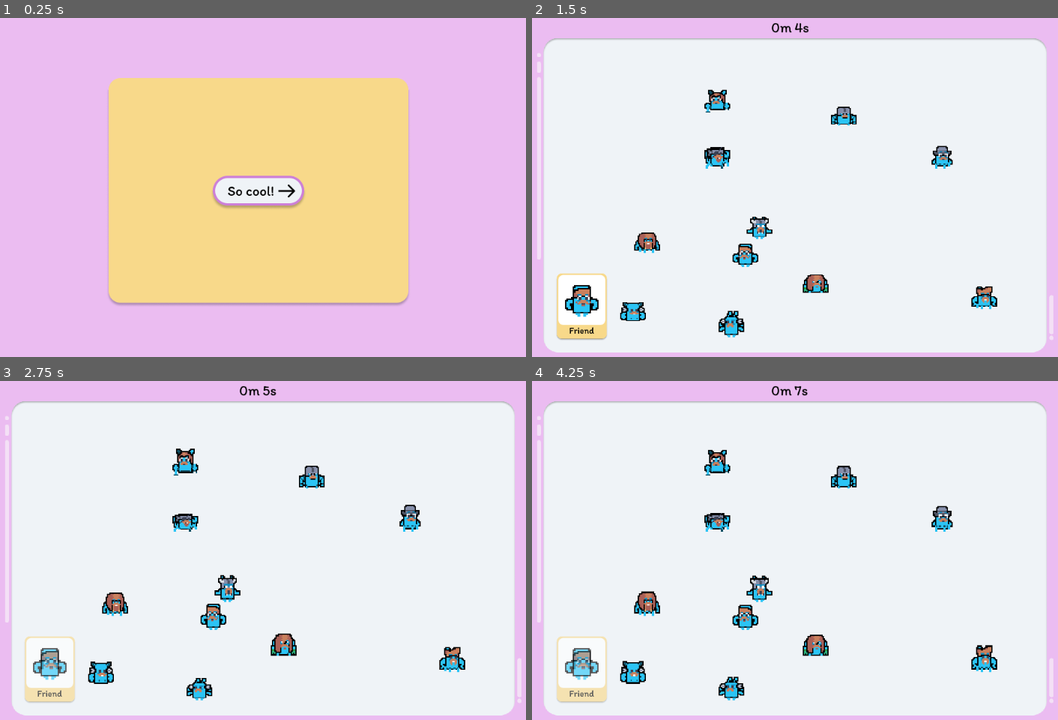
Above: before the commit, frames 1-4 (two rows, left to right).
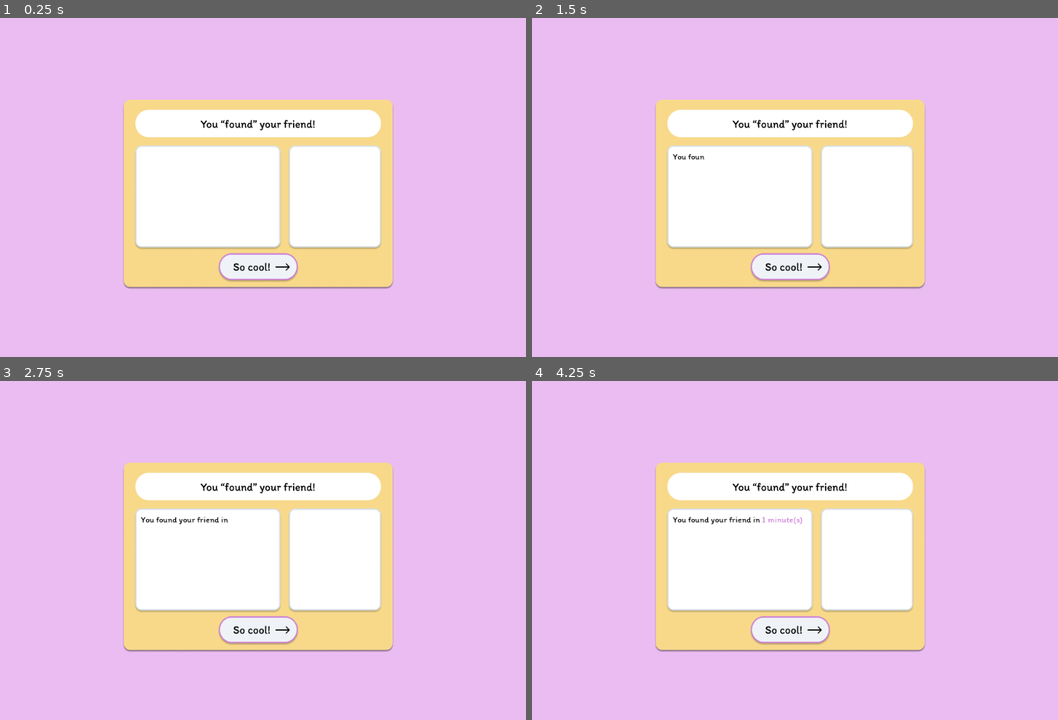
Above: after the commit, the same moments.

Repository: brettkolodny/find-your-friend
Game: Godot game, scene res://Scenes/LevelWinScreen/LevelWinScreen.tscn
The game is run twice, just before and just after one commit, with the same random seed, the same clock (stepped at 60 frames per second) and the same inputs. This scene is started directly instead of the project's main scene.
Inputs (mouse positions are in pixels of both pictures, inside the frame that each line leads up to):
- Up to frame 1 (0.25 s): no input
- Up to frame 2 (1.5 s): click (789, 194) at 0.52 s; move the mouse to (579, 306) at 1.27 s
- Up to frame 3 (2.75 s): move the mouse to (136, 574) at 2.02 s
- Up to frame 4 (4.25 s): move the mouse to (852, 479) at 2.77 s; move the mouse to (758, 625) at 3.52 s

The runs differ from the first frame. In frame 1, 28% of the frame differs, in the area x 20-78%, y 17-85%; in frame 2, 72%; in frame 3, 72%; in frame 4, 72%, in the area x 0-100%, y 1-99%.

Commit message:
Sucessful integration of win scene, Added fact code to global

Diff:
--- /dev/null
+++ b/Scenes/LevelWinScreen/Assets/default_env.tres
@@ -0,0 +1,7 @@
+[gd_resource type="Environment" load_steps=2 format=2]
+
+[sub_resource type="ProceduralSky" id=1]
+
+[resource]
+background_mode = 2
+background_sky = SubResource( 1 )
--- /dev/null
+++ b/Scenes/LevelWinScreen/Assets/enterReasons.gd
@@ -0,0 +1,72 @@
+extends RichTextLabel
+
+
+# Declare member variables here. Examples:
+# var a = 2
+# var b = "text"
+var minute = 1;
+var second = 30;
+
+var family = ["had a wife and 2 kids",
+		"had a wife and 2 kids who now have no breadwinner",
+		"had a wife and 2.5 kids",
+		"had a ex-wife who will be overjoyed at them being [i]found[/i]",
+		"had a loving husband of 3 year",
+		"was a turbo virgin",
+		"had a husband and a kid on the way",
+		"had a husband and 2 kids",
+		"had a collection of body pillows instead of human connections",
+		"had no human contact beyond the League of Legends community"
+]
+
+var hobby = ["rock climbing",
+		"doing crosswords",
+		"to live, laugh, and love",
+		"watching Twitch.tv",
+		"listening to Daytona",
+		"listening to choice picks from the Lisa OST",
+		"listening to the John Souls - Magnificent Demon on their commute",
+		"unironically listening to Gachi music"
+]
+
+var found = ["spammed NAM",
+		"subbed to Forsen",
+		"smiled when Pokemain was banned",
+		"radicalized Markov Bot",
+		"posted Elf Tits",
+		"was a Prime Pleb",
+		"failed the FitnessGram™ Pacer Test",
+		"didn’t play Morrowind",
+		"wrote Attack on Titan vore fan fiction",
+		"didn’t like Gura",
+		"@’ed the streamer with hints they didn’t ask for ",
+		"filmed themself at the gym",
+		"didn’t return the shopping cart",
+		"kicked an ice cube under the fridge",
+		"microwaved cold brew coffee",
+		"tried to go to the bathroom during their warehouse shif"
+]
+
+
+# Called when the node enters the scene tree for the first time.
+func _ready():
+	randomize();
+	var familyInfo = family[randi() % family.size()]
+	var hobbyInfo = hobby[randi() % hobby.size()]
+	var foundInfo = found[randi() % found.size()]
+	var tempString = "[font=res://Scenes/LevelWinScreen/Assets/freshImportFont.tres][wait time=1][color=black]You found your friend in[wait time=2] [color=#CE80D9]%.f minute(s) and %.f second(s)[/color].[wait time=3] Your friend %s.[wait time=4]They enjoyed %s.[wait time=5] You really wanted to be their because they [color=red]%s[/color]."
+	tempString = tempString % [minute, second, familyInfo, hobbyInfo, foundInfo]
+	self.bbcode_text = tempString
+	print(tempString)
+
+	pass # Replace with function body.
+
+
+# Called every frame. 'delta' is the elapsed time since the previous frame.
+#func _process(delta):
+#	pass
+
+
+func _on_Button_pressed():
+	print("Pressed")
+	pass # Replace with function body.
--- /dev/null
+++ b/Scenes/LevelWinScreen/Assets/figmaFontImported.tres
@@ -0,0 +1,7 @@
+[gd_resource type="DynamicFont" load_steps=2 format=2]
+
+[ext_resource path="res://Itim-Regular.ttf" type="DynamicFontData" id=1]
+
+[resource]
+outline_color = Color( 0, 0, 0, 1 )
+font_data = ExtResource( 1 )
--- /dev/null
+++ b/Scenes/LevelWinScreen/Assets/freshImportFont.tres
@@ -0,0 +1,7 @@
+[gd_resource type="DynamicFont" load_steps=2 format=2]
+
+[ext_resource path="res://Scenes/LevelWinScreen/Assets/Itim-Regular.ttf" type="DynamicFontData" id=1]
+
+[resource]
+size = 14
+font_data = ExtResource( 1 )
--- a/Scenes/LevelWinScreen/LevelWinScreen.gd
+++ /dev/null
@@ -1,6 +0,0 @@
-extends Node2D
-
-
-
-func _on_NextLevelButton_pressed():
-	Global.next_level()
--- a/Scenes/LevelWinScreen/LevelWinScreen.tscn
+++ b/Scenes/LevelWinScreen/LevelWinScreen.tscn
@@ -1,42 +1,51 @@
-[gd_scene load_steps=4 format=2]
+[gd_scene load_steps=5 format=2]
 
-[ext_resource path="res://Scenes/LevelWinScreen/Assets/level_win_background.png" type="Texture" id=1]
-[ext_resource path="res://Scenes/LevelWinScreen/Assets/level_win_button.png" type="Texture" id=2]
-[ext_resource path="res://Scenes/LevelWinScreen/LevelWinScreen.gd" type="Script" id=3]
+[ext_resource path="res://Scenes/LevelWinScreen/Assets/Friend Found.png" type="Texture" id=1]
+[ext_resource path="res://Scenes/LoseScreen/loseText.gd" type="Script" id=2]
+[ext_resource path="res://Scenes/LevelWinScreen/Assets/enterReasons.gd" type="Script" id=3]
 
-[node name="LevelWinScreen" type="Node2D"]
-script = ExtResource( 3 )
+[sub_resource type="RichTextEffect" id=1]
+script = ExtResource( 2 )
+current_char = 0
 
-[node name="Control" type="Control" parent="."]
-margin_right = 1024.0
-margin_bottom = 600.0
+[node name="Win Text" type="Node2D"]
+
+[node name="TextureRect" type="TextureRect" parent="."]
+margin_left = 1.0
+margin_top = 2.0
+margin_right = 1921.0
+margin_bottom = 1082.0
+rect_scale = Vector2( 0.532, 0.553 )
+texture = ExtResource( 1 )
 __meta__ = {
 "_edit_use_anchors_": false
 }
 
-[node name="Background" type="TextureRect" parent="Control"]
-anchor_left = 0.5
-anchor_top = 0.5
-anchor_right = 0.5
-anchor_bottom = 0.5
-margin_left = -260.0
-margin_top = -196.0
-margin_right = 260.0
-margin_bottom = 196.0
-texture = ExtResource( 1 )
-
-[node name="NextLevelButton" type="TextureButton" parent="Control"]
-anchor_left = 0.5
-anchor_top = 0.5
-anchor_right = 0.5
-anchor_bottom = 0.5
-margin_left = -82.0
-margin_top = -29.5
-margin_right = 82.0
-margin_bottom = 29.5
-texture_normal = ExtResource( 2 )
+[node name="RichTextLabel" type="RichTextLabel" parent="."]
+margin_left = 311.0
+margin_top = 229.0
+margin_right = 542.0
+margin_bottom = 386.0
+bbcode_enabled = true
+bbcode_text = "[color/black]TEST[/color]"
+text = "[color/black]TEST[/color]"
+fit_content_height = true
+scroll_active = false
+custom_effects = [ SubResource( 1 ) ]
+script = ExtResource( 3 )
 __meta__ = {
 "_edit_use_anchors_": false
 }
 
-[connection signal="pressed" from="Control/NextLevelButton" to="." method="_on_NextLevelButton_pressed"]
+[node name="Button" type="Button" parent="."]
+margin_left = 832.0
+margin_top = 722.0
+margin_right = 1090.0
+margin_bottom = 815.0
+shortcut_in_tooltip = false
+flat = true
+__meta__ = {
+"_edit_use_anchors_": false
+}
+
+[connection signal="pressed" from="Button" to="RichTextLabel" method="_on_Button_pressed"]
--- /dev/null
+++ b/Scenes/LevelWinScreen/waiting.gd
@@ -0,0 +1,18 @@
+tool
+extends RichTextEffect
+class_name RichTextWait
+
+var bbcode := "wait"
+export var current_char: int = 0
+
+func _process_custom_fx(char_fx: CharFXTransform) -> bool:
+	var waitTime: float = char_fx.env.get("time", 1.0)
+	var speed: float = char_fx.env.get("speed", 16.0)
+
+	if char_fx.elapsed_time > waitTime:
+		char_fx.visible = false
+		if float(char_fx.elapsed_time) > ( (float(char_fx.absolute_index) / speed) + float(waitTime) ):
+			char_fx.visible = true
+	else:
+		char_fx.visible = false
+	return true
--- a/Scenes/LoseScreen/LoseScreen.gd
+++ /dev/null
@@ -1,6 +0,0 @@
-extends Node2D
-
-
-
-func _on_Button_pressed():
-	Global.back_to_title()
--- a/Scenes/LoseScreen/LoseScreen.tscn
+++ b/Scenes/LoseScreen/LoseScreen.tscn
@@ -1,29 +1,42 @@
-[gd_scene load_steps=2 format=2]
+[gd_scene load_steps=5 format=2]
 
-[ext_resource path="res://Scenes/LoseScreen/LoseScreen.gd" type="Script" id=1]
+[ext_resource path="res://Scenes/LoseScreen/Assets/Friend Not Found.png" type="Texture" id=1]
+[ext_resource path="res://Scenes/LevelWinScreen/Assets/enterReasons.gd" type="Script" id=2]
+[ext_resource path="res://Scenes/LoseScreen/loseText.gd" type="Script" id=3]
 
-[node name="LoseScreen" type="Node2D"]
-script = ExtResource( 1 )
+[sub_resource type="RichTextEffect" id=1]
+script = ExtResource( 3 )
+current_char = 0
 
-[node name="Control" type="Control" parent="."]
-margin_right = 1024.0
-margin_bottom = 600.0
+[node name="Lose Text" type="Node2D"]
+
+[node name="Sprite" type="Sprite" parent="."]
+position = Vector2( 960, 540 )
+texture = ExtResource( 1 )
+
+[node name="RichTextLabel" type="RichTextLabel" parent="."]
+margin_left = 590.0
+margin_top = 410.0
+margin_right = 1006.0
+margin_bottom = 691.0
+bbcode_enabled = true
+bbcode_text = "testsetsetsetset"
+text = "testsetsetsetset"
+custom_effects = [ SubResource( 1 ) ]
+script = ExtResource( 2 )
 __meta__ = {
 "_edit_use_anchors_": false
 }
 
-[node name="Button" type="Button" parent="Control"]
-anchor_left = 0.5
-anchor_top = 0.5
-anchor_right = 0.5
-anchor_bottom = 0.5
-margin_left = -42.5
-margin_top = -10.0
-margin_right = 42.5
-margin_bottom = 10.0
-text = "Game Over"
+[node name="Button" type="Button" parent="."]
+margin_left = 832.0
+margin_top = 722.0
+margin_right = 1090.0
+margin_bottom = 815.0
+shortcut_in_tooltip = false
+flat = true
 __meta__ = {
 "_edit_use_anchors_": false
 }
 
-[connection signal="pressed" from="Control/Button" to="." method="_on_Button_pressed"]
+[connection signal="pressed" from="Button" to="RichTextLabel" method="_on_Button_pressed"]
--- /dev/null
+++ b/Scenes/LoseScreen/loseText.gd
@@ -0,0 +1,18 @@
+tool
+extends RichTextEffect
+class_name RichTextWait
+
+var bbcode := "wait"
+export var current_char: int = 0
+
+func _process_custom_fx(char_fx: CharFXTransform) -> bool:
+	var waitTime: float = char_fx.env.get("time", 1.0)
+	var speed: float = char_fx.env.get("speed", 16.0)
+
+	if char_fx.elapsed_time > waitTime:
+		char_fx.visible = false
+		if float(char_fx.elapsed_time) > ( (float(char_fx.absolute_index) / speed) + float(waitTime) ):
+			char_fx.visible = true
+	else:
+		char_fx.visible = false
+	return true
--- a/Scripts/Global.gd
+++ b/Scripts/Global.gd
@@ -24,6 +24,49 @@
 
 var level = 1
 
+var familyFacts = ["had a wife and 2 kids",
+		"had a wife and 2 kids who now have no breadwinner",
+		"had a wife and 2.5 kids",
+		"had a ex-wife who will be overjoyed at them being [i]found[/i]",
+		"had a loving husband of 3 year",
+		"was a turbo virgin",
+		"had a husband and a kid on the way",
+		"had a husband and 2 kids",
+		"had a collection of body pillows instead of human connections",
+		"had no human contact beyond the League of Legends community"
+]
+
+var hobbyFacts = ["rock climbing",
+		"doing crosswords",
+		"to live, laugh, and love",
+		"watching Twitch.tv",
+		"listening to Daytona",
+		"listening to choice picks from the Lisa OST",
+		"listening to the John Souls - Magnificent Demon on their commute",
+		"unironically listening to Gachi music"
+]
+
+var findFacts = ["spammed NAM",
+		"subbed to Forsen",
+		"smiled when Pokemain was banned",
+		"radicalized Markov Bot",
+		"posted Elf Tits",
+		"was a Prime Pleb",
+		"failed the FitnessGram™ Pacer Test",
+		"didn’t play Morrowind",
+		"wrote Attack on Titan vore fan fiction",
+		"didn’t like Gura",
+		"@’ed the streamer with hints they didn’t ask for ",
+		"filmed themself at the gym",
+		"didn’t return the shopping cart",
+		"kicked an ice cube under the fridge",
+		"microwaved cold brew coffee",
+		"tried to go to the bathroom during their warehouse shif"
+]
+
+var familyFact
+var hobbyFact
+var findFact
 
 # This is where you can implement the random color
 func randomize_level_color():
@@ -213,6 +256,16 @@
 
 		head.texture = head_image
 
+func _get_friend_facts():
+	#Reset seed
+	randomize()
+
+	#randomly select facts
+	var familyFact = familyFacts[randi() % familyFacts.size()]
+	var hobbyFact = hobbyFacts[randi() % hobbyFacts.size()]
+	var findFact = findFacts[randi() % findFacts.size()]
+
+	print(familyFact)
 
 func _ready():
 	randomize()
--- /dev/null
+++ b/Scripts/getChatters.gd
@@ -0,0 +1,18 @@
+extends HTTPRequest
+
+
+# Declare member variables here. Examples:
+# var a = 2
+# var b = "text"
+
+
+# Called when the node enters the scene tree for the first time.
+func _ready():
+	self.connect("request_completed", self, "_on_request_completed")
+	self.request("https://tmi.twitch.tv/group/user/moonmoon/chatters")
+	pass # Replace with function body.
+
+func _on_HTTPRequest_request_completed(result, response_code, headers, body):
+	var json = JSON.parse(body.get_string_from_utf8())
+	#print(json.chatters.viewers)
+	pass # Replace with function body.
--- a/project.godot
+++ b/project.godot
@@ -13,9 +13,15 @@
 "class": "Character",
 "language": "GDScript",
 "path": "res://Scenes/Character/Character.gd"
+}, {
+"base": "RichTextEffect",
+"class": "RichTextWait",
+"language": "GDScript",
+"path": "res://Scenes/LoseScreen/loseText.gd"
 } ]
 _global_script_class_icons={
-"Character": ""
+"Character": "",
+"RichTextWait": ""
 }
 
 [application]
Binary file added: Assets/Itim-Regular.ttf
Binary file added: Scenes/LevelWinScreen/Assets/Friend Found.png
Not shown, added: Scenes/LevelWinScreen/Assets/Friend Found.png.import
Binary file added: Scenes/LevelWinScreen/Assets/Itim-Regular.ttf
Binary file added: Scenes/LoseScreen/Assets/Friend Not Found.png
Not shown, added: Scenes/LoseScreen/Assets/Friend Not Found.png.import
